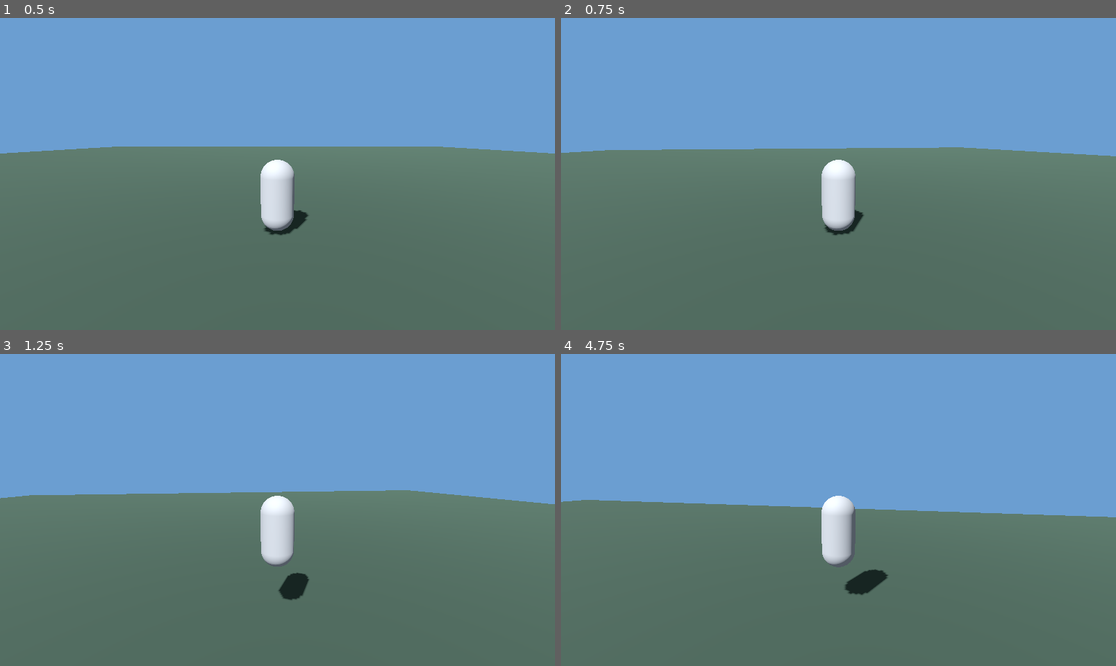
Above: before the commit, frames 1-4 (two rows, left to right).
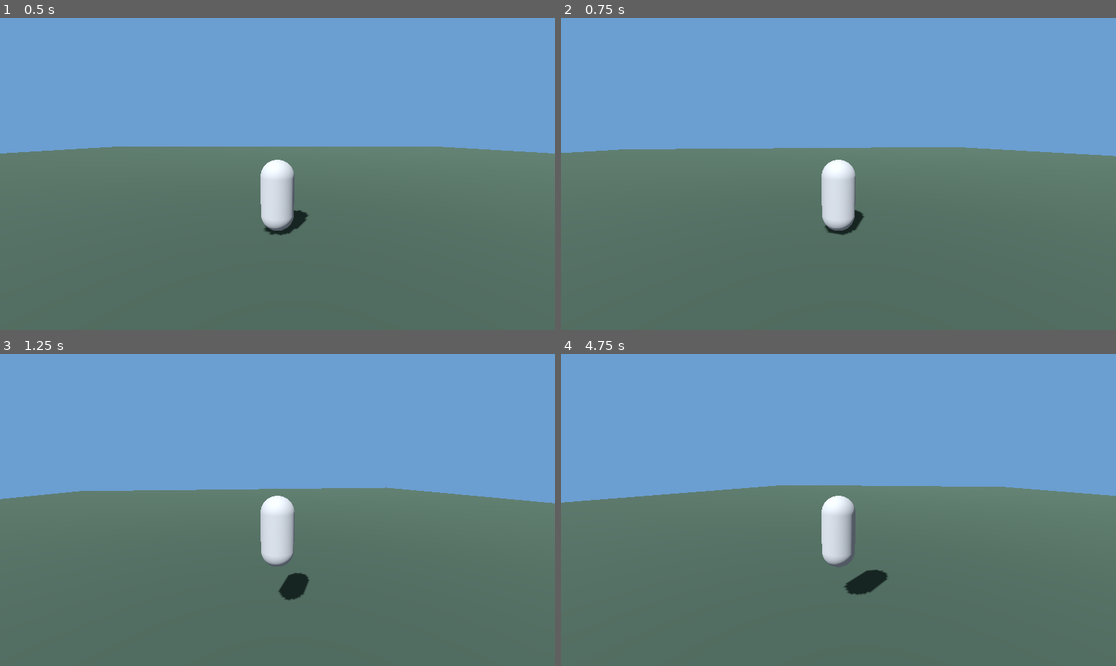
Above: after the commit, the same moments.

Repository: ffzit37-commits/Actaitv
Game: Godot game, scene res://scenes/main.tscn
Two runs of this game, one before a commit and one after it. Both use one fixed random seed, a clock stepped at 60 frames per second and the inputs below.
Inputs (mouse positions are in pixels of both pictures, inside the frame that each line leads up to):
- Up to frame 1 (0.5 s): no input
- Up to frame 2 (0.75 s): tap Enter at 0.5 s; move the mouse to (866, 174) at 0.52 s; hold W (move_forward) from 0.53 s (still down); click (866, 174) at 0.67 s
- Up to frame 3 (1.25 s): keep holding W (move_forward); tap Space (jump) at 0.77 s
- Up to frame 4 (4.75 s): keep holding W (move_forward); move the mouse to (810, 510) at 1.27 s; click (810, 510) at 1.42 s; tap Space (jump) at 1.52, 2.75, 3.02, 3.77, 4.52 s; move the mouse to (849, 503) at 2.02 s; click (849, 503) at 2.17 s; move the mouse to (832, 516) at 2.77 s; click (832, 516) at 2.92 s; move the mouse to (877, 513) at 3.52 s; click (877, 513) at 3.67 s; move the mouse to (794, 506) at 4.27 s; click (794, 506) at 4.42 s

Frame 1 is identical in both runs. In frame 2, 0.1% of the frame differs, in the area x 1-100%, y 41-70%; in frame 3, 0.7%; in frame 4, 5.6%, in the area x 0-100%, y 42-78%.

Commit message:
Add firing, ammo, health and combat controls

Diff:
--- a/godot/scripts/player.gd
+++ b/godot/scripts/player.gd
@@ -3,12 +3,20 @@
 @export var move_speed: float = 7.0
 @export var jump_velocity: float = 5.5
 @export var mouse_sensitivity: float = 0.0025
+@export var fire_rate: float = 0.18
+@export var weapon_damage: int = 34
 
 var gravity: float = ProjectSettings.get_setting("physics/3d/default_gravity")
+var fire_cooldown := 0.0
+var ammo := 24
+var health := 100
+var eliminations := 0
 @onready var camera_pivot: Node3D = $CameraPivot
+@onready var camera: Camera3D = $CameraPivot/SpringArm3D/Camera3D
 
 func _ready() -> void:
     Input.mouse_mode = Input.MOUSE_MODE_CAPTURED
+    add_to_group("player")
 
 func _unhandled_input(event: InputEvent) -> void:
     if event is InputEventMouseMotion and Input.mouse_mode == Input.MOUSE_MODE_CAPTURED:
@@ -19,24 +27,53 @@
         Input.mouse_mode = Input.MOUSE_MODE_VISIBLE
     if event is InputEventMouseButton and event.pressed:
         Input.mouse_mode = Input.MOUSE_MODE_CAPTURED
+        if event.button_index == MOUSE_BUTTON_LEFT:
+            shoot()
 
 func _physics_process(delta: float) -> void:
+    fire_cooldown = maxf(0.0, fire_cooldown - delta)
     if not is_on_floor():
         velocity.y -= gravity * delta
-
     if Input.is_action_just_pressed("jump") and is_on_floor():
         velocity.y = jump_velocity
 
     var input_dir := Input.get_vector("move_left", "move_right", "move_forward", "move_back")
-    var forward := -global_transform.basis.z
-    var right := global_transform.basis.x
-    var direction := (right * input_dir.x + forward * -input_dir.y).normalized()
-
+    var direction := (global_transform.basis.x * input_dir.x - global_transform.basis.z * input_dir.y).normalized()
     if direction.length() > 0.01:
         velocity.x = direction.x * move_speed
         velocity.z = direction.z * move_speed
     else:
         velocity.x = move_toward(velocity.x, 0.0, move_speed * 5.0 * delta)
         velocity.z = move_toward(velocity.z, 0.0, move_speed * 5.0 * delta)
+    move_and_slide()
 
-    move_and_slide()
+func shoot() -> void:
+    if fire_cooldown > 0.0 or ammo <= 0:
+        return
+    fire_cooldown = fire_rate
+    ammo -= 1
+    var from := camera.global_position
+    var to := from + -camera.global_transform.basis.z * 120.0
+    var query := PhysicsRayQueryParameters3D.create(from, to)
+    query.exclude = [get_rid()]
+    var hit := get_world_3d().direct_space_state.intersect_ray(query)
+    if not hit.is_empty():
+        var target = hit.get("collider")
+        if target and target.is_in_group("bots"):
+            target.take_damage(weapon_damage)
+    update_hud()
+
+func update_hud() -> void:
+    var hud = get_tree().get_first_node_in_group("hud")
+    if hud:
+        hud.update_stats(health, ammo, eliminations)
+
+func take_damage(amount: int) -> void:
+    health = maxi(0, health - amount)
+    update_hud()
+    if health == 0:
+        get_tree().call_deferred("reload_current_scene")
+
+func add_elimination() -> void:
+    eliminations += 1
+    update_hud()
